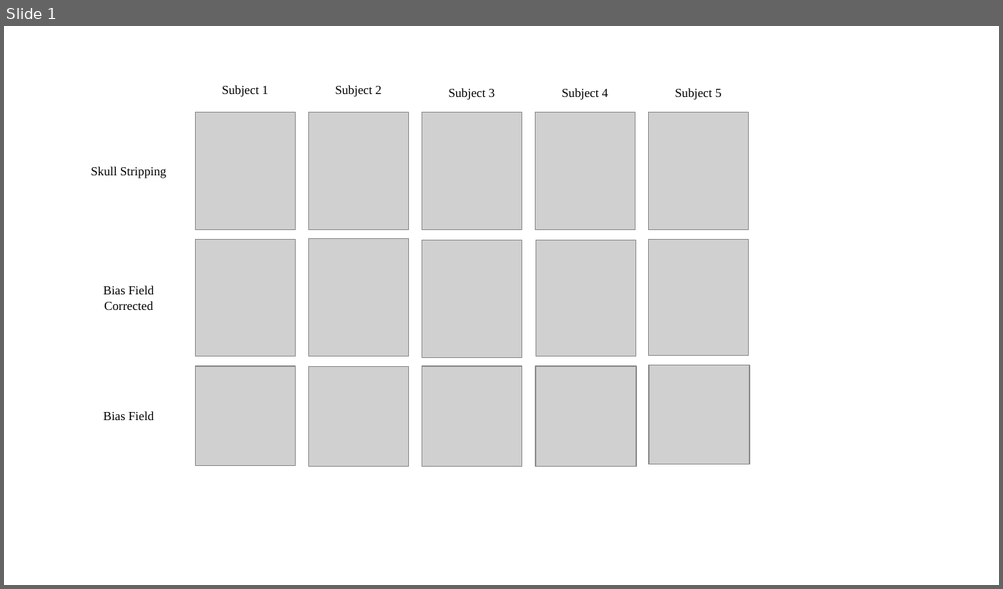
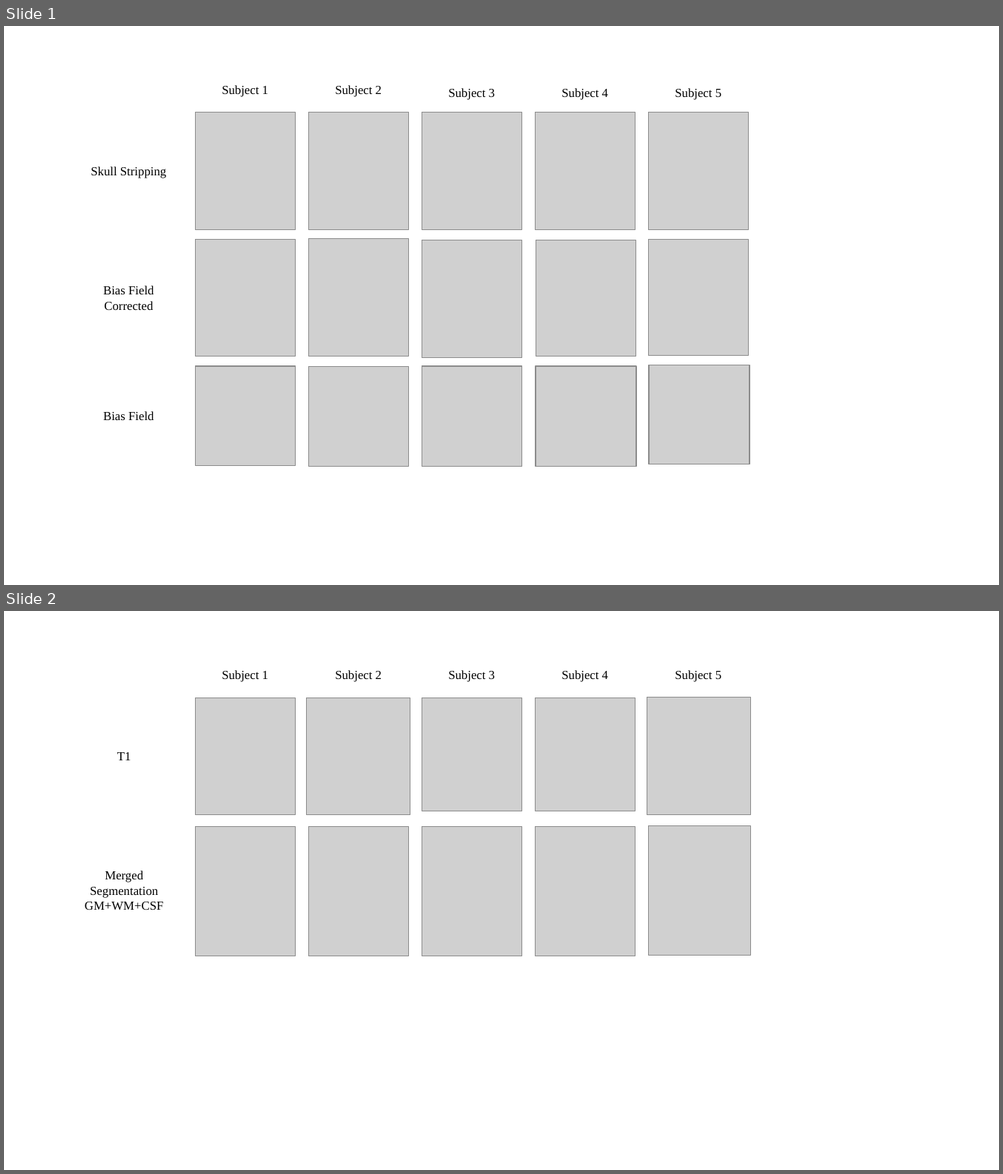
Before and after one commit to abdel-habib/medical-image-segmentation-and-applications, a slide deck: Lab 1/Figures.pptx. Shown one above the other, each under a label of ours: slide 1 before the commit, slides 1 and 2 after it. The pictures are 1003x589 and 1003x1174 pixels, drawn with LibreOffice and Linux fonts; fonts in the diff are those of the drawing; grey boxes stand for pictures. Boxes give left, top, right and bottom in pixels: in the first picture for what was removed or moved away, otherwise in the second. Text is boxed around its words. In the diff, an @@ line names an element or a change of style, - is before the commit and + after.

Commit message:
merging nifti segmentation volumes

```diff
--- a/Lab 1/Figures.pptx
+++ b/Lab 1/Figures.pptx
@@ slide 2 added at (4,611,999,1170), background #FFFFFF @@
@@ text added at (222,670,268,682), 12 pt, text #000000 @@
+Subject 1
@@ text added at (335,670,381,682), 12 pt, text #000000 @@
+Subject 2
@@ text added at (448,670,495,682), 12 pt, text #000000 @@
+Subject 3
@@ text added at (561,670,608,682), 12 pt, text #000000 @@
+Subject 4
@@ text added at (674,670,721,682), 12 pt, text #000000 @@
+Subject 5
@@ picture added at (195,698,295,815) @@
@@ picture added at (306,698,410,815) @@
@@ picture added at (422,698,522,811) @@
@@ picture added at (535,698,635,811) @@
@@ picture added at (646,698,750,815) @@
@@ text added at (117,752,131,760), 12 pt, text #000000 @@
+T1
@@ picture added at (195,826,295,956) @@
@@ picture added at (308,826,408,956) @@
@@ picture added at (422,826,522,956) @@
@@ picture added at (535,826,635,956) @@
@@ picture added at (648,826,750,955) @@
@@ text added at (85,871,164,910), 12 pt, text #000000 @@
+Merged Segmentation
+GM+WM+CSF
```
Also in this commit, not shown: 17 other files.
